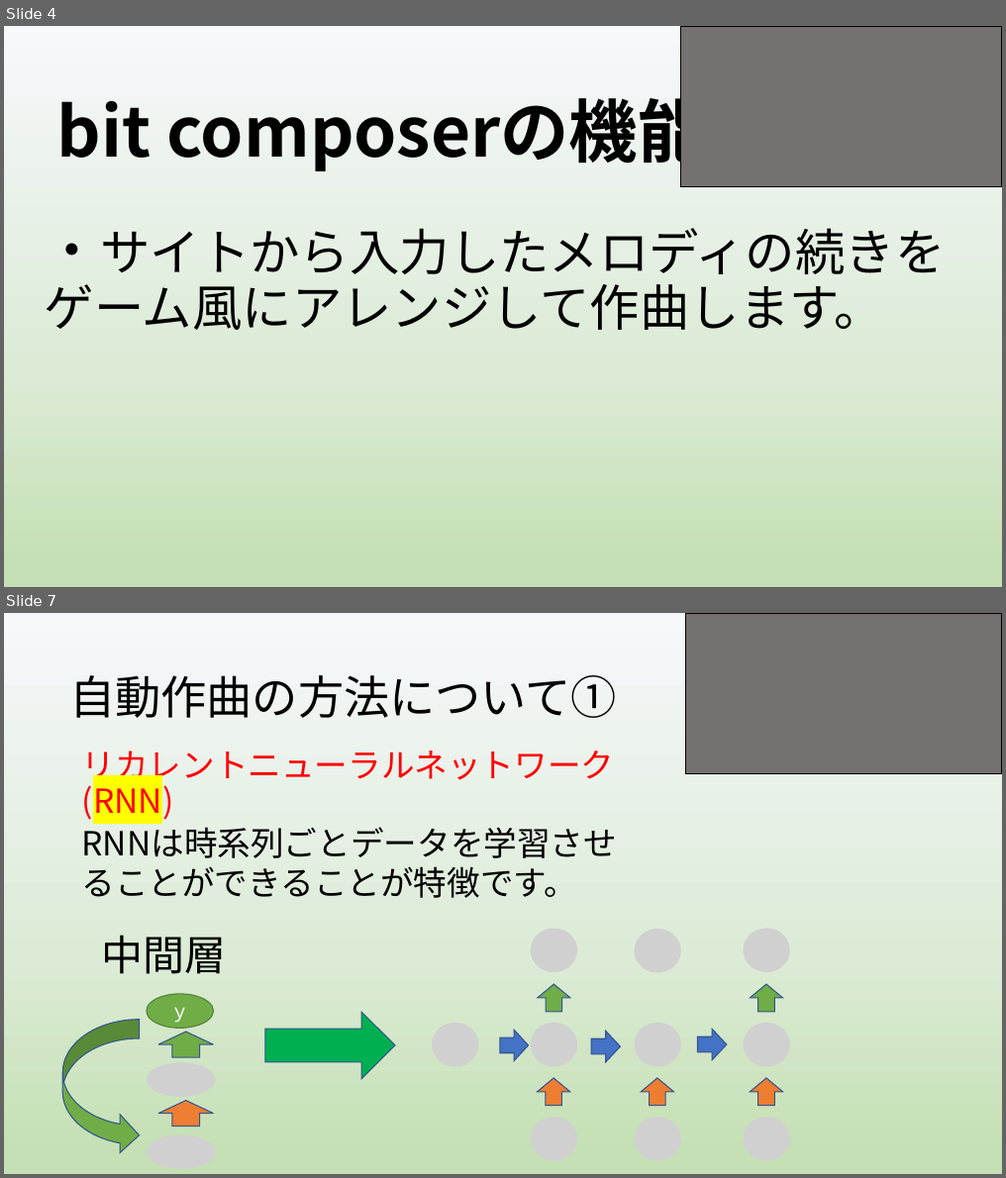
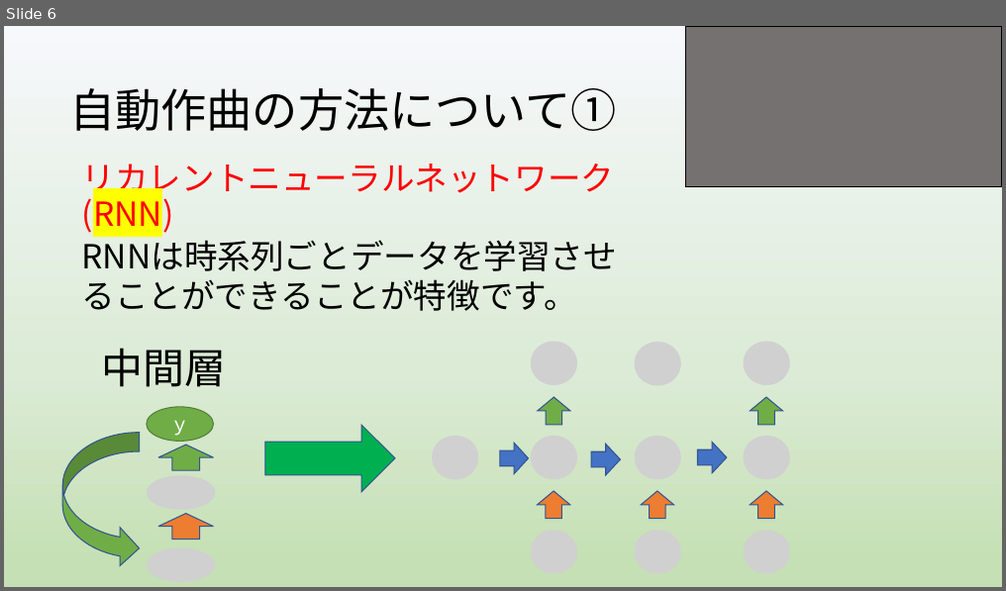
Before and after one commit to yoshitake266/bitComposer_prj, a slide deck: presentation/graduation/bit Composer3 .pptx. Shown one above the other, each under a label of ours: slides 4 and 7 before the commit, slide 6 after it; the slides between them are not shown. The pictures are 1006x1178 and 1006x591 pixels, drawn with LibreOffice and Linux fonts; fonts in the diff are those of the drawing; grey boxes stand for pictures. Boxes give left, top, right and bottom in pixels: in the first picture for what was removed or moved away, otherwise in the second. Text is boxed around its words. In the diff, an @@ line names an element or a change of style, - is before the commit and + after.

```diff
--- a/presentation/graduation/bit Composer3 .pptx
+++ b/presentation/graduation/bit Composer3 .pptx
@@ slide 4 removed at [4, 26, 1002, 587], background gradient #F6F8FC to #DCEBD6 to #C5E0B4 @@
@@ rectangle removed at [681, 26, 1002, 187] @@
@@ title removed at [57, 87, 706, 174] @@
-bit composerの機能
@@ subtitle removed at [45, 228, 944, 330] @@
-・サイトから入力したメロディの続きをゲーム風にアレンジして作曲します。
@@ what was slide 7 is now slide 6 @@
```
Also in this commit, not shown: 4 slides changed, 1 slide added, 1 other slide removed, 2 other files.
